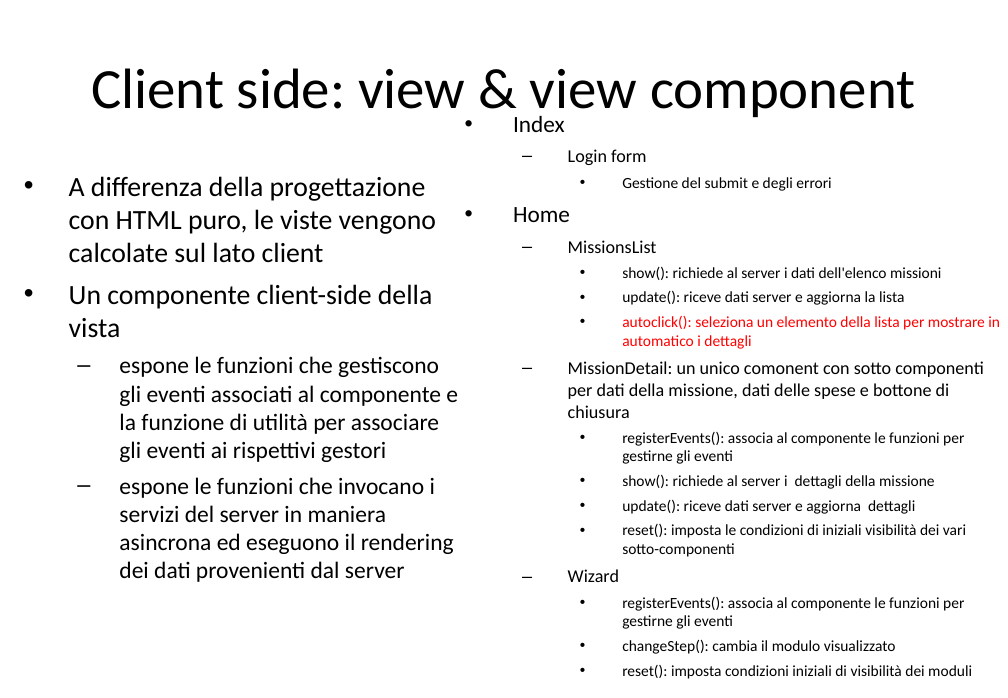
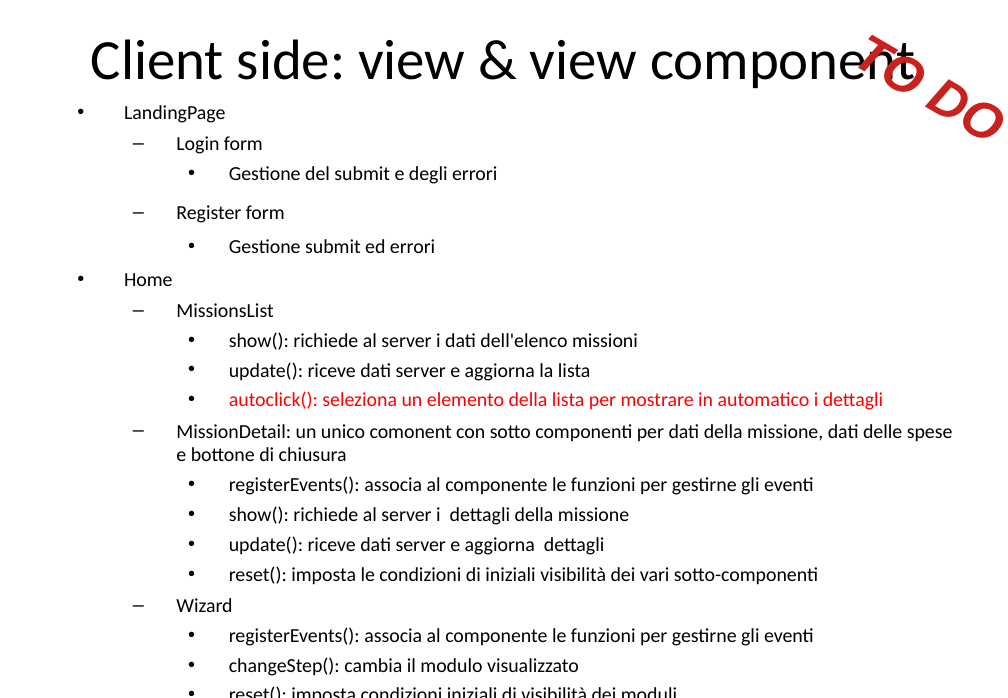
Before and after one commit to lucanotluka/Tecnologie-Informatiche-per-il-Web_-_Rich-Internet-Application, a slide deck: slide 14 of TIW-GruppiRIA.pptx (slide 19 before the commit). Drawn at 1008x698 pixels with LibreOffice and Linux fonts; fonts in the diff are those of the drawing. Boxes give left, top, right and bottom in pixels: in the first picture for what was removed or moved away, otherwise in the second. Text is boxed around its words. In the diff, an @@ line names an element or a change of style, - is before the commit and + after.

```diff
--- a/TIW-GruppiRIA.pptx
+++ b/TIW-GruppiRIA.pptx
@@ title "Client side: view & view ...": place and size @@
-title "Client side: view & view ..." at box(91, 68, 915, 122)
+title "Client side: view & view ..." at box(91, 35, 915, 92)
@@ text added at box(851, 35, 912, 88), 40 pt, text #C9211E, bold, italic @@
+TO DO
@@ text "LandingPage": place and size @@
-text "LandingPage" at box(513, 116, 1000, 679)
+text "LandingPage" at box(124, 105, 953, 676)
@@ text at box(124, 105, 225, 123): text changed; size 18 to 15.4 pt @@
-• Index
+• LandingPage
@@ text at box(124, 136, 953, 676): size 14 to 15.4 pt in "Login form", "MissionsList", "MissionDetail: un unico comonent con sotto componenti ...", "Wizard"; size 12 to 15.4 pt in "Gestione del submit e degli errori", "show(): richiede al server i dati dell'elenco ...", "update(): riceve dati server e aggiorna la ...", "autoclick(): seleziona un elemento della lista per ..." and 7 more places; size 18 to 15.4 pt in "Home"; indent changed @@
@@ text removed at box(69, 176, 458, 582) @@
-• A differenza della progettazione con HTML puro, le viste vengono calcolate sul lato client
-• Un componente client-side della vista
-  – espone le funzioni che gestiscono gli eventi associati al componente e la funzione di utilità per associare gli eventi ai rispettivi gestori
-  – espone le funzioni che invocano i servizi del server in maniera asincrona ed eseguono il rendering dei dati provenienti dal server
@@ text at box(176, 205, 435, 253): paragraphs added @@
+  – Register form
+    • Gestione submit ed errori
```
Also in this commit, not shown: 13 other slides changed, 7 slides added, 14 slides removed.
